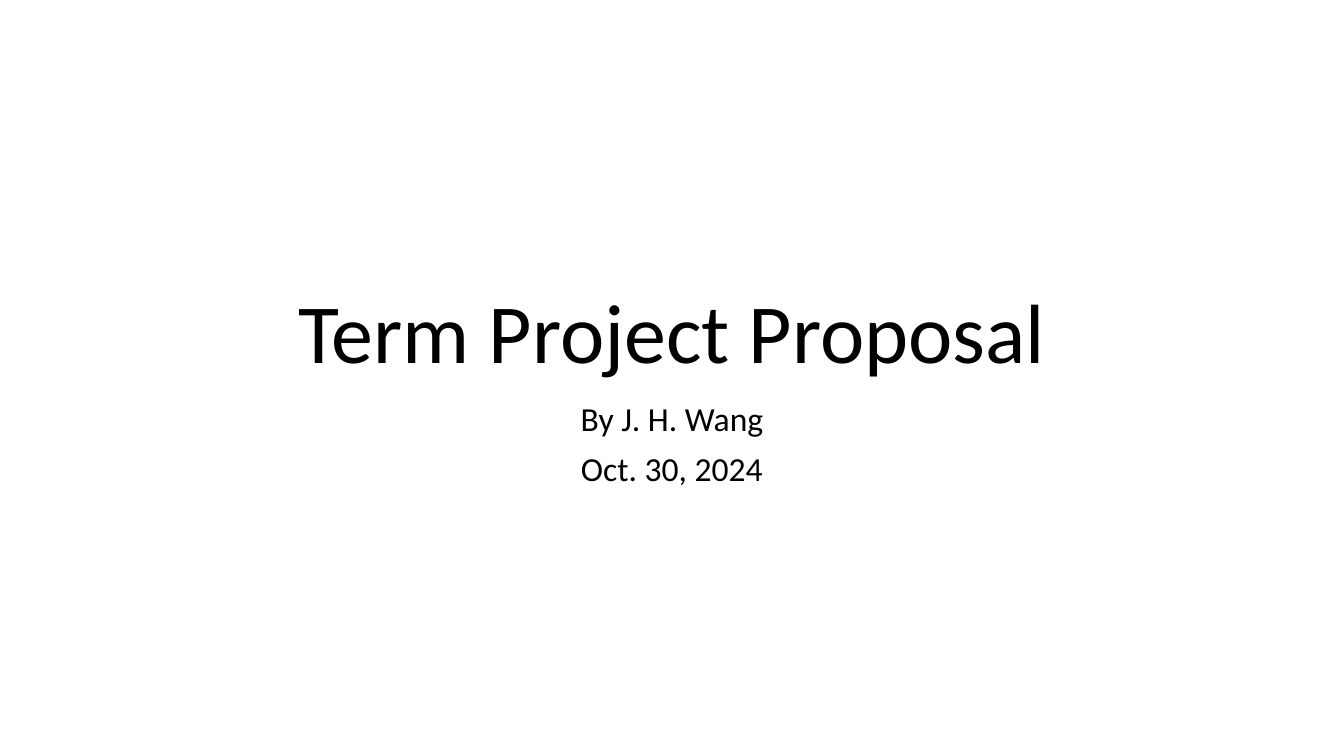
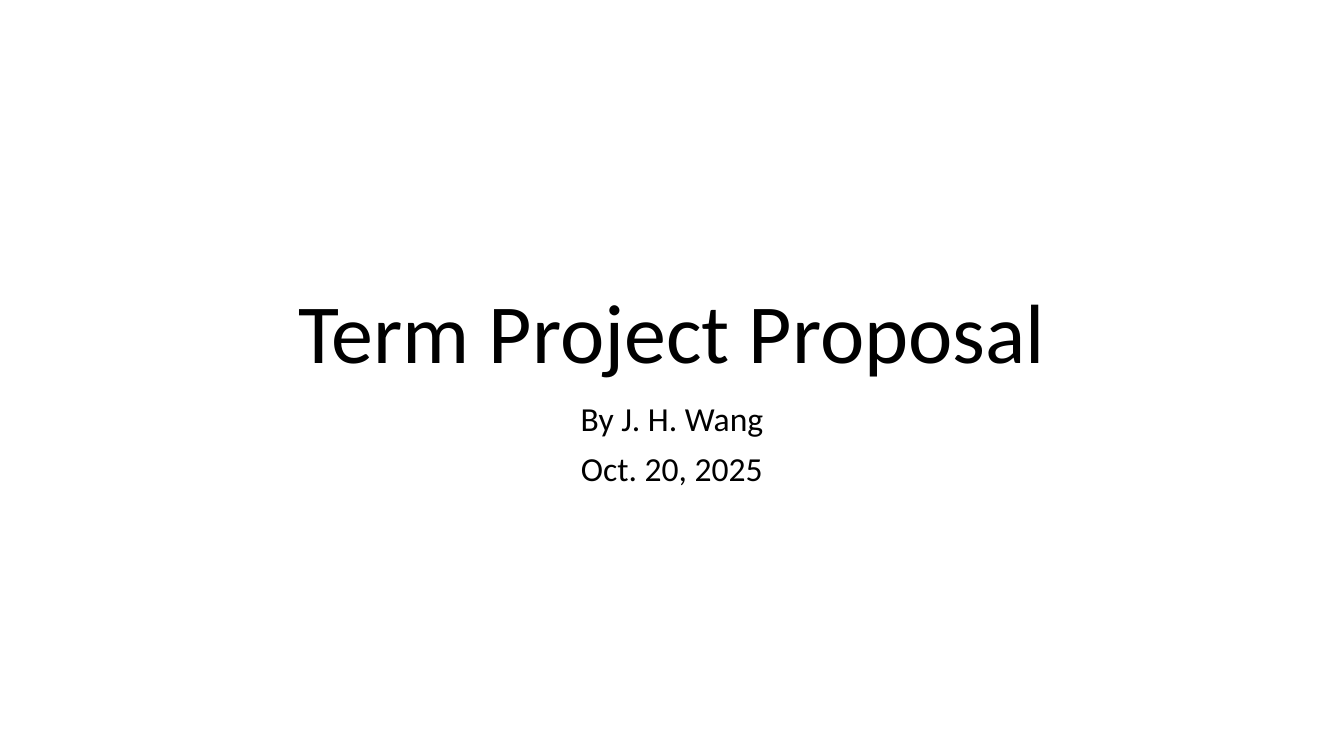
Before and after one commit to chriswjh/chriswjh.github.io, a slide deck: slide 1 of BDM/proposal.pptx. Drawn at 1344x756 pixels with LibreOffice and Linux fonts; fonts in the diff are those of the drawing. Boxes give left, top, right and bottom in pixels: in the first picture for what was removed or moved away, otherwise in the second. Text is boxed around its words. In the diff, an @@ line names an element or a change of style, - is before the commit and + after.

```diff
--- a/BDM/proposal.pptx
+++ b/BDM/proposal.pptx
@@ subtitle at <box>581,459,763,485</box>: text changed @@
-Oct. 30, 2024
+Oct. 20, 2025
```
Also in this commit, not shown: 3 other slides changed, 3 slides added.
